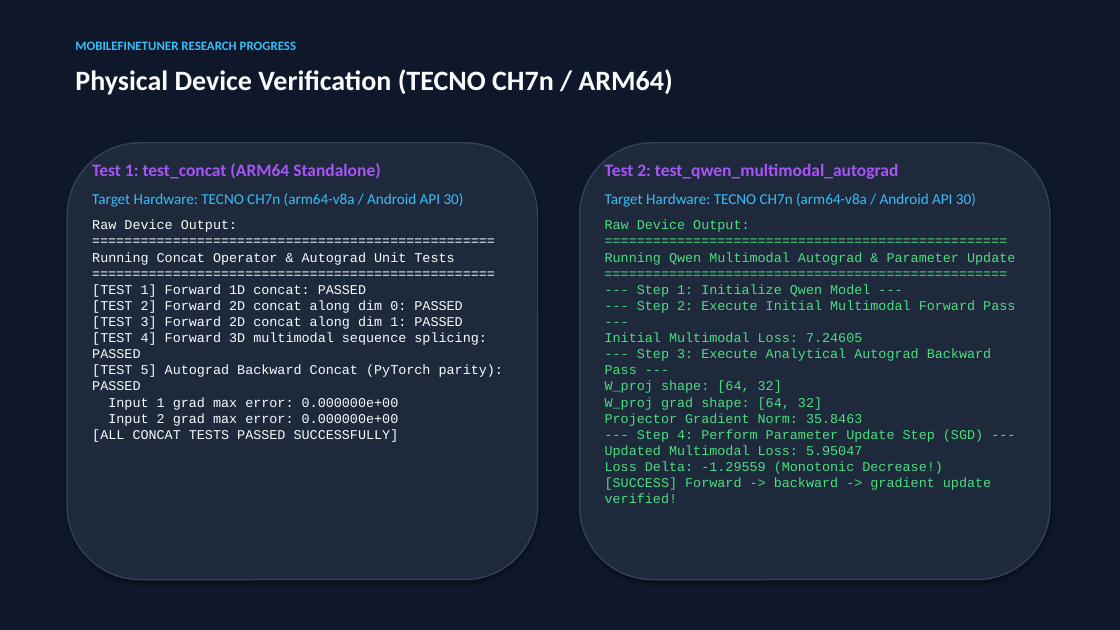
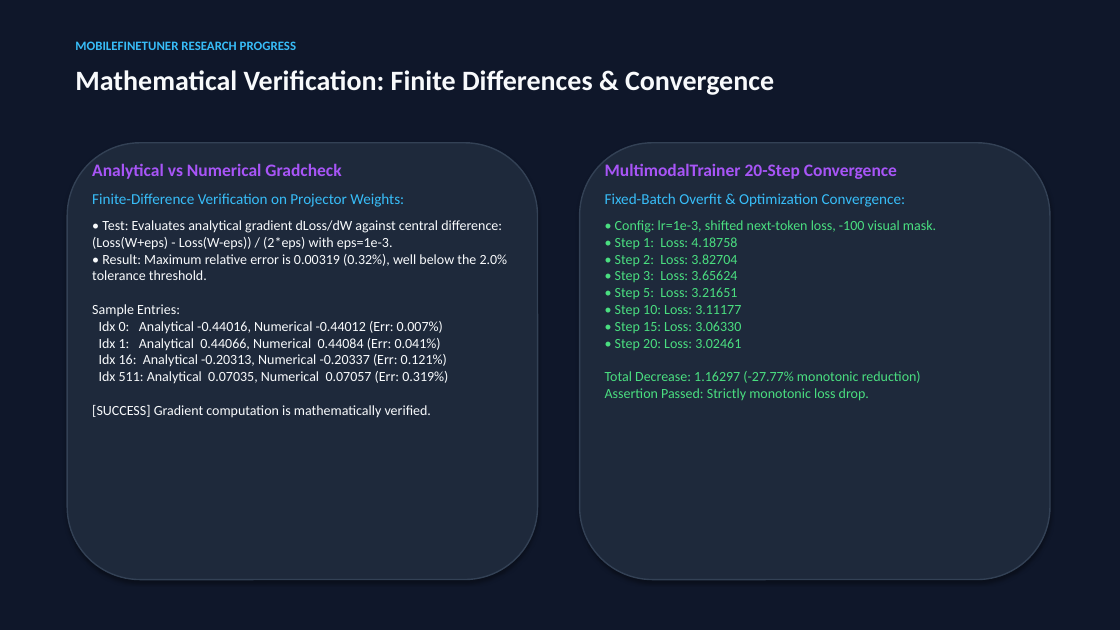
Before and after one commit to tanjirookamado602/multimodal-trainer-flutter, a slide deck: slide 5 of docs/MobileFineTuner_Multimodal_Meeting_Presentation.pptx. Drawn at 1120x630 pixels with LibreOffice and Linux fonts; fonts in the diff are those of the drawing. Boxes give left, top, right and bottom in pixels: in the first picture for what was removed or moved away, otherwise in the second. Text is boxed around its words. In the diff, an @@ line names an element or a change of style, - is before the commit and + after.

Commit message:
docs(presentation): update presentation deck with empirical on-device results, remove unverified claims

```diff
--- a/docs/MobileFineTuner_Multimodal_Meeting_Presentation.pptx
+++ b/docs/MobileFineTuner_Multimodal_Meeting_Presentation.pptx
@@ text at (x1=75, y1=70, x2=774, y2=95): text changed @@
-Physical Device Verification (TECNO CH7n / ARM64)
+Mathematical Verification: Finite Differences & Convergence
@@ text at (x1=92, y1=163, x2=341, y2=179): text changed @@
-Test 1: test_concat (ARM64 Standalone)
+Analytical vs Numerical Gradcheck
@@ text at (x1=605, y1=163, x2=897, y2=179): text changed @@
-Test 2: test_qwen_multimodal_autograd
+MultimodalTrainer 20-Step Convergence
@@ text at (x1=92, y1=193, x2=508, y2=417): text changed; size 11.5 to 12 pt; font Courier New to Calibri @@
-Target Hardware: TECNO CH7n (arm64-v8a / Android API 30)
-Raw Device Output:
-==================================================
-Running Concat Operator & Autograd Unit Tests
-==================================================
-[TEST 1] Forward 1D concat: PASSED
-[TEST 2] Forward 2D concat along dim 0: PASSED
-[TEST 3] Forward 2D concat along dim 1: PASSED
-[TEST 4] Forward 3D multimodal sequence splicing: PASSED
-[TEST 5] Autograd Backward Concat (PyTorch parity): PASSED
-Input 1 grad max error: 0.000000e+00
-Input 2 grad max error: 0.000000e+00
-[ALL CONCAT TESTS PASSED SUCCESSFULLY]
+Finite-Difference Verification on Projector Weights:
+• Test: Evaluates analytical gradient dLoss/dW against central difference: (Loss(W+eps) - Loss(W-eps)) / (2*eps) with eps=1e-3.
+• Result: Maximum relative error is 0.00319 (0.32%), well below the 2.0% tolerance threshold.
+Sample Entries:
+Idx 0: Analytical -0.44016, Numerical -0.44012 (Err: 0.007%)
+Idx 1: Analytical 0.44066, Numerical 0.44084 (Err: 0.041%)
+Idx 16: Analytical -0.20313, Numerical -0.20337 (Err: 0.121%)
+Idx 511: Analytical 0.07035, Numerical 0.07057 (Err: 0.319%)
+[SUCCESS] Gradient computation is mathematically verified.
@@ text at (x1=605, y1=193, x2=936, y2=401): text changed; size 11.5 to 12 pt; font Courier New to Calibri @@
-Target Hardware: TECNO CH7n (arm64-v8a / Android API 30)
-Raw Device Output:
-==================================================
-Running Qwen Multimodal Autograd & Parameter Update
-==================================================
---- Step 1: Initialize Qwen Model ---
---- Step 2: Execute Initial Multimodal Forward Pass ---
-Initial Multimodal Loss: 7.24605
---- Step 3: Execute Analytical Autograd Backward Pass ---
-W_proj shape: [64, 32]
-W_proj grad shape: [64, 32]
-Projector Gradient Norm: 35.8463
---- Step 4: Perform Parameter Update Step (SGD) ---
-Updated Multimodal Loss: 5.95047
-Loss Delta: -1.29559 (Monotonic Decrease!)
-[SUCCESS] Forward -> backward -> gradient update verified!
+Fixed-Batch Overfit & Optimization Convergence:
+• Config: lr=1e-3, shifted next-token loss, -100 visual mask.
+• Step 1: Loss: 4.18758
+• Step 2: Loss: 3.82704
+• Step 3: Loss: 3.65624
+• Step 5: Loss: 3.21651
+• Step 10: Loss: 3.11177
+• Step 15: Loss: 3.06330
+• Step 20: Loss: 3.02461
+Total Decrease: 1.16297 (-27.77% monotonic reduction)
+Assertion Passed: Strictly monotonic loss drop.
```
Also in this commit, not shown: 7 other slides changed.
